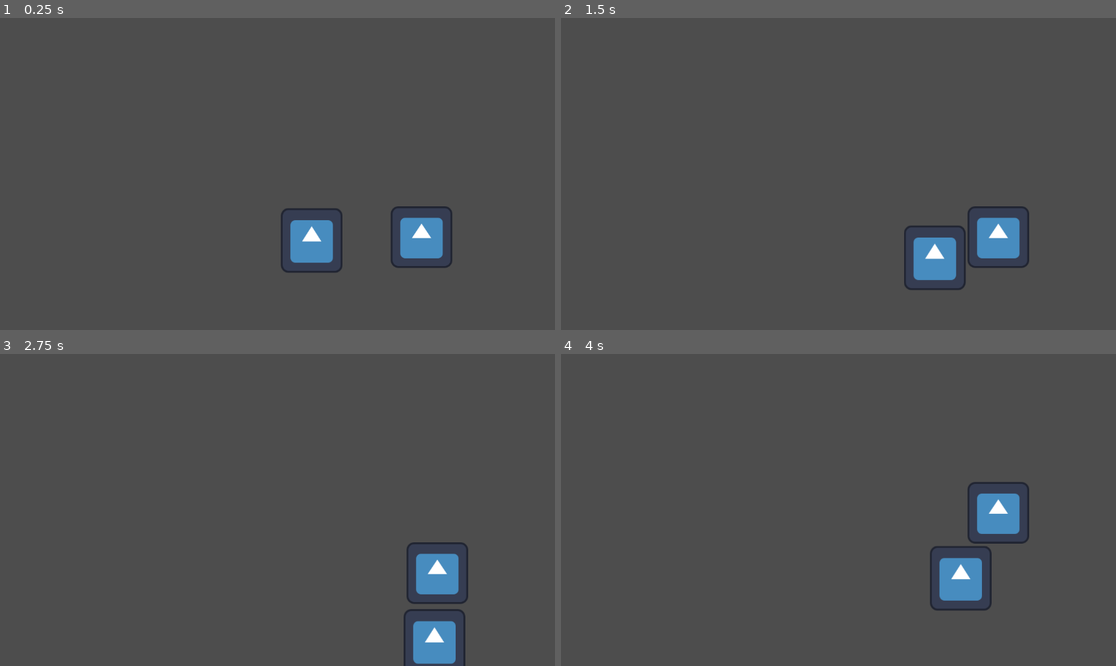
Above: before the commit, frames 1-4 (two rows, left to right).
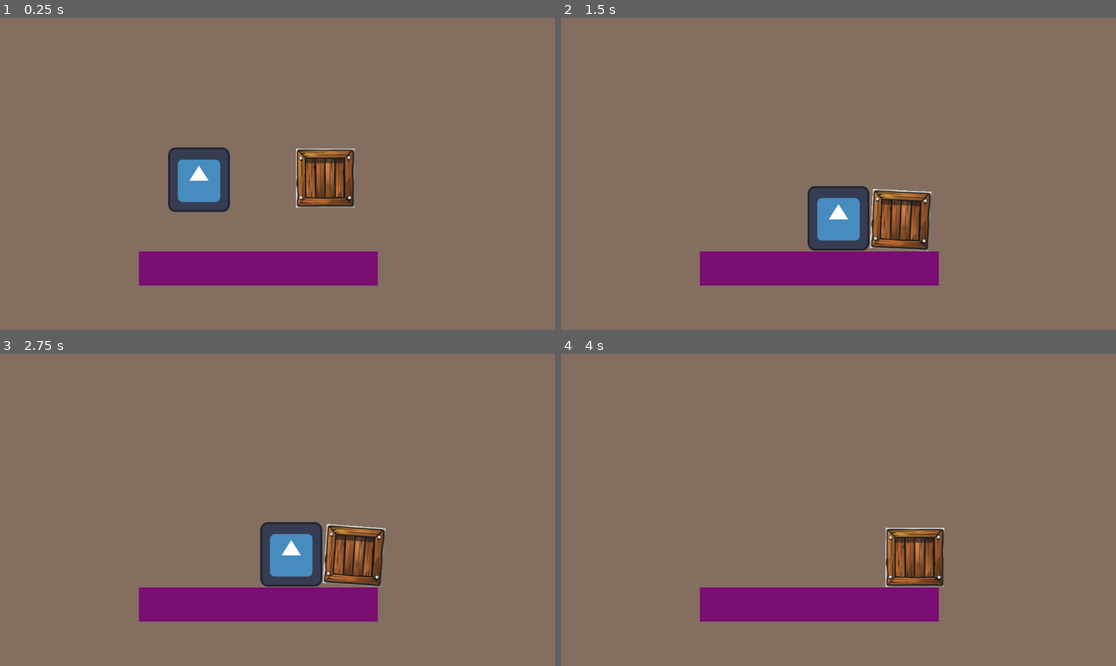
Above: after the commit, the same moments.

Repository: carlyehegemier/Lit-Games-HW5-Objectians
Game: Godot game, scene res://Scenes/my_first_scene.tscn
The game is run twice, just before and just after one commit, with the same random seed, the same clock (stepped at 60 frames per second) and the same inputs. The engine's default icon, where the game draws it, is replaced by a stand-in: a white triangle on a blue panel in a dark square.
Inputs:
- Up to frame 1 (0.25 s): no input
- Up to frame 2 (1.5 s): hold D (move_right) 0.53-1.28 s; hold S (move_down) from 1.28 s (still down)
- Up to frame 3 (2.75 s): release S (move_down) at 2.03 s; hold D (move_right) from 2.03 s (still down)
- Up to frame 4 (4 s): release D (move_right) at 2.78 s; hold W (move_up) 2.78-3.53 s; hold A (move_left) from 3.53 s (still down)

The runs differ from the first frame. In frame 1, 99% of the frame differs, in the area x 0-100%, y 0-100%; in frame 2, 99%; in frame 3, 99%; in frame 4, 100%.

Commit message:
working on collision

Diff:
--- a/Scenes/my_first_scene.tscn
+++ b/Scenes/my_first_scene.tscn
@@ -1,8 +1,9 @@
-[gd_scene load_steps=6 format=3 uid="uid://drp4muc5u6qch"]
+[gd_scene load_steps=8 format=3 uid="uid://drp4muc5u6qch"]
 
 [ext_resource type="Texture2D" uid="uid://w1vm0ib8gkl7" path="res://icon.svg" id="1_cydre"]
 [ext_resource type="Script" path="res://Scripts/Rotate.gd" id="2_7dvwv"]
 [ext_resource type="Script" path="res://Scripts/character_controls.gd" id="3_y7v48"]
+[ext_resource type="Texture2D" uid="uid://bpqubc4vwcmwn" path="res://Art/crate.png" id="4_1ja1e"]
 
 [sub_resource type="RectangleShape2D" id="RectangleShape2D_yobjb"]
 size = Vector2(127.614, 129.445)
@@ -10,34 +11,57 @@
 [sub_resource type="RectangleShape2D" id="RectangleShape2D_gvxoh"]
 size = Vector2(124, 125)
 
+[sub_resource type="RectangleShape2D" id="RectangleShape2D_nqt20"]
+size = Vector2(85.071, 20)
+
 [node name="Node2D" type="Node2D"]
-position = Vector2(234, 126)
 script = ExtResource("2_7dvwv")
 
 [node name="CharacterBody2D" type="CharacterBody2D" parent="."]
 position = Vector2(413, 336)
 scale = Vector2(1.00302, 1.05064)
 script = ExtResource("3_y7v48")
-movement_coefficient = 2.0
+movement_coefficient = 12.585
 
 [node name="ParentLogo" type="Sprite2D" parent="CharacterBody2D"]
-scale = Vector2(1, 1)
 texture = ExtResource("1_cydre")
 
 [node name="CollisionShape2D" type="CollisionShape2D" parent="CharacterBody2D"]
 position = Vector2(-3.05176e-05, 3.05176e-05)
-scale = Vector2(1, 1)
 shape = SubResource("RectangleShape2D_yobjb")
 
-[node name="RigidBody2D" type="RigidBody2D" parent="."]
-position = Vector2(641, 329)
-gravity_scale = 1.66533e-16
-lock_rotation = true
-linear_damp = 30.0
-
-[node name="Icon" type="Sprite2D" parent="RigidBody2D"]
-texture = ExtResource("1_cydre")
+[node name="RigidBody2D" type="RigidBody2D" parent="." groups=["object"]]
+position = Vector2(675, 304)
+scale = Vector2(0.996893, 1)
 
 [node name="CollisionShape2D" type="CollisionShape2D" parent="RigidBody2D"]
 position = Vector2(0, -0.5)
 shape = SubResource("RectangleShape2D_gvxoh")
+
+[node name="Crate" type="Sprite2D" parent="RigidBody2D"]
+texture = ExtResource("4_1ja1e")
+
+[node name="Floor" type="RigidBody2D" parent="."]
+position = Vector2(534, 519)
+gravity_scale = 0.0
+freeze = true
+
+[node name="ColorRect" type="ColorRect" parent="Floor"]
+anchors_preset = 8
+anchor_left = 0.5
+anchor_top = 0.5
+anchor_right = 0.5
+anchor_bottom = 0.5
+offset_left = -246.0
+offset_top = -34.0
+offset_right = -226.0
+offset_bottom = -14.0
+grow_horizontal = 2
+grow_vertical = 2
+scale = Vector2(24.8, 3.542)
+color = Color(0.478431, 0.054902, 0.447059, 1)
+
+[node name="CollisionShape2D" type="CollisionShape2D" parent="Floor"]
+position = Vector2(0.5, 0)
+scale = Vector2(5.79516, 3.49028)
+shape = SubResource("RectangleShape2D_nqt20")
--- a/Scripts/character_controls.gd
+++ b/Scripts/character_controls.gd
@@ -8,7 +8,7 @@
 
 
 # Called every frame. 'delta' is the elapsed time since the previous frame.
-func _process(delta):
+func _physics_process(delta):
 	var pre_collision_velocity
 	var additional_velocity = Vector2(0,0)
 	if Input.is_action_pressed("move_right"):
@@ -28,9 +28,10 @@
 	move_and_slide()
 	for i in get_slide_collision_count():
 		var collision : KinematicCollision2D = get_slide_collision(i)
-		var collision_normal = collision.get_normal()
-		if collision_normal.x < 0 and pre_collision_velocity.x > 0:
-			collision_normal.x = -collision_normal.x
-		if collision_normal.y < 0 and pre_collision_velocity.y > 0:
-			collision_normal.y = -collision_normal.y
-		collision.get_collider().apply_impulse(pre_collision_velocity * collision_normal)
+		if collision.get_collider().is_in_group("object"):
+			var collision_normal = collision.get_normal()
+			if collision_normal.x < 0 and pre_collision_velocity.x > 0:
+				collision_normal.x = -collision_normal.x
+			if collision_normal.y < 0 and pre_collision_velocity.y > 0:
+				collision_normal.y = -collision_normal.y
+			collision.get_collider().apply_force(pre_collision_velocity * collision_normal)
--- a/project.godot
+++ b/project.godot
@@ -13,6 +13,7 @@
 config/name="My First Godot Project"
 run/main_scene="res://Scenes/my_first_scene.tscn"
 config/features=PackedStringArray("4.2", "Forward Plus")
+boot_splash/bg_color=Color(1, 1, 1, 1)
 config/icon="res://icon.svg"
 
 [input]
@@ -37,3 +38,7 @@
 "events": [Object(InputEventKey,"resource_local_to_scene":false,"resource_name":"","device":-1,"window_id":0,"alt_pressed":false,"shift_pressed":false,"ctrl_pressed":false,"meta_pressed":false,"pressed":false,"keycode":0,"physical_keycode":68,"key_label":0,"unicode":100,"echo":false,"script":null)
 ]
 }
+
+[rendering]
+
+environment/defaults/default_clear_color=Color(0.517647, 0.431373, 0.372549, 1)
Binary file added: Art/crate.png
